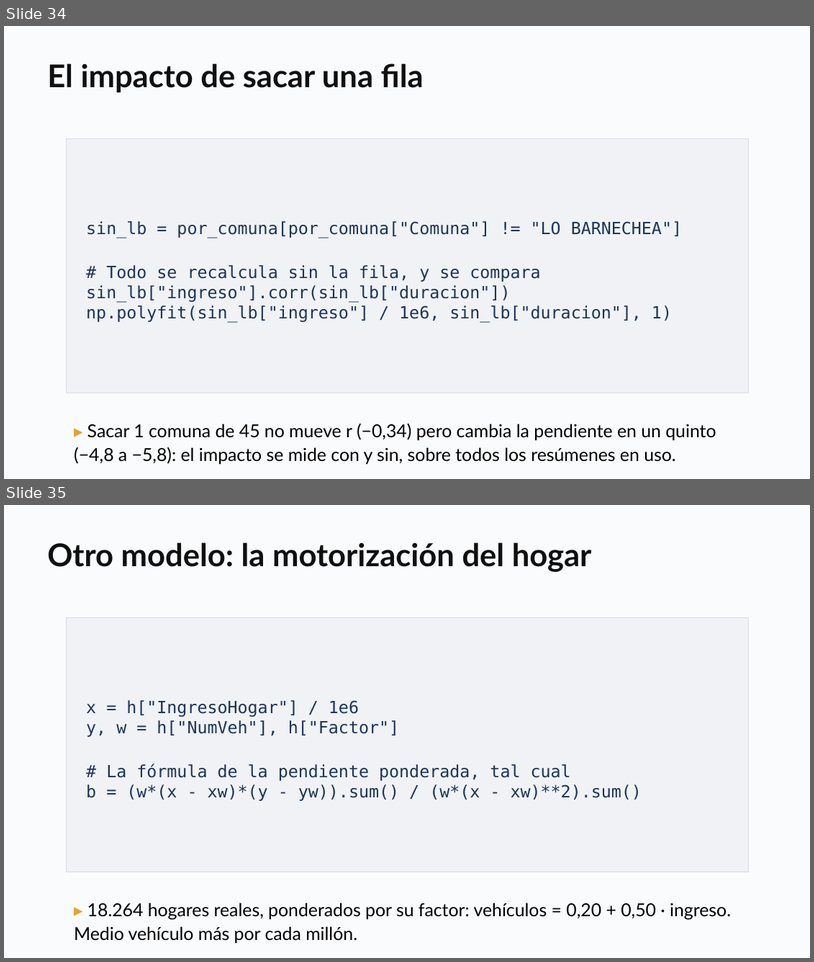
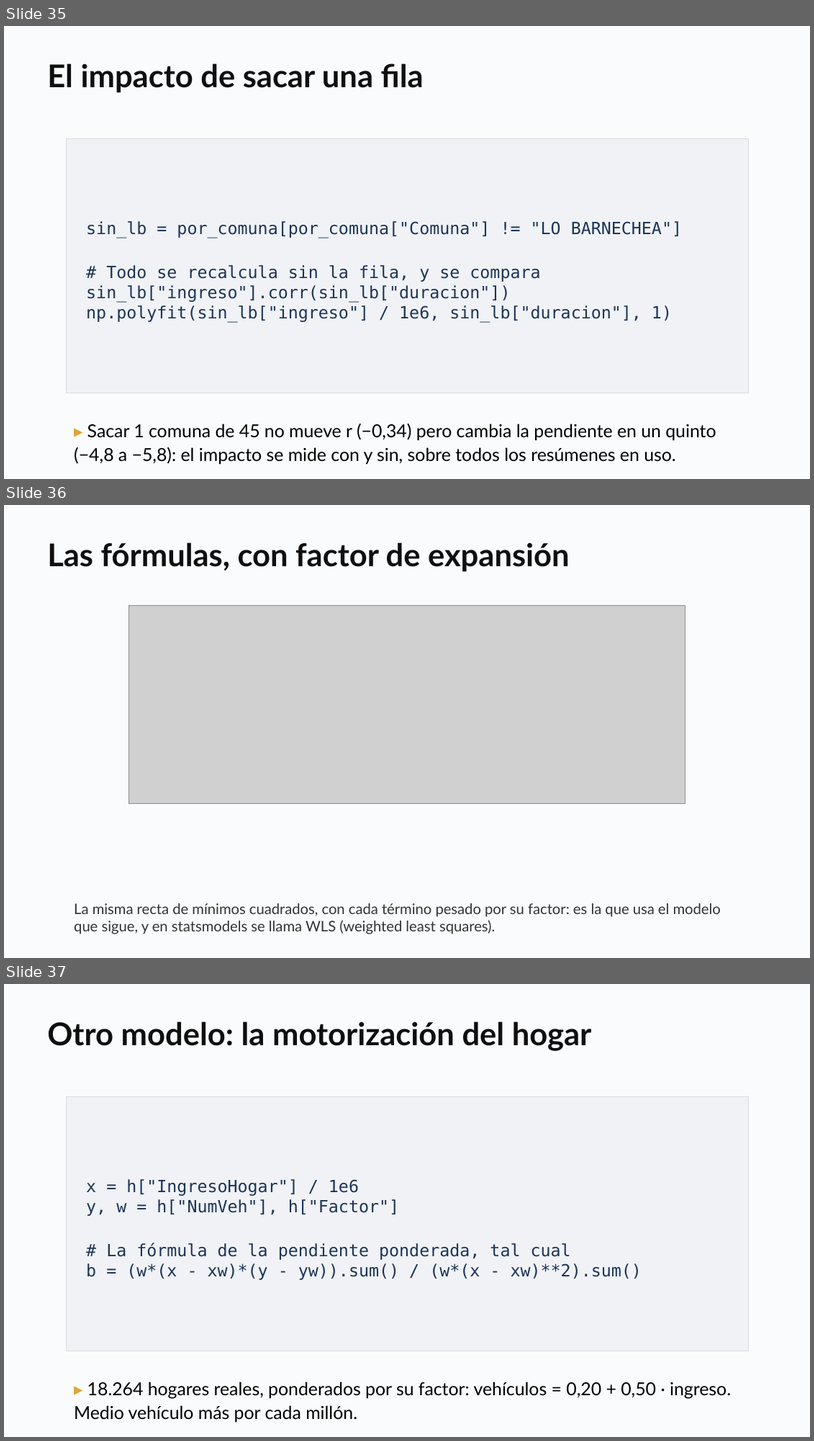
Before and after one commit to daniopitz/diplomado-cdd, a slide deck: presentaciones/clase03_eda_bivariado.pptx. Shown one above the other, each under a label of ours: slides 34 and 35 before the commit, slides 35, 36 and 37 after it. The pictures are 814x962 and 814x1441 pixels, drawn with LibreOffice and Linux fonts; fonts in the diff are those of the drawing; grey boxes stand for pictures. Boxes give left, top, right and bottom in pixels: in the first picture for what was removed or moved away, otherwise in the second. Text is boxed around its words. In the diff, an @@ line names an element or a change of style, - is before the commit and + after.

```diff
--- a/presentaciones/clase03_eda_bivariado.pptx
+++ b/presentaciones/clase03_eda_bivariado.pptx
@@ slide 36 added at (4,505,810,958), background #FFFFFF @@
@@ rectangle added at (4,505,810,958), fill #FAFBFC @@
@@ text added at (47,542,570,572), 28 pt, text #0F0F0F, bold @@
+Las fórmulas, con factor de expansión
@@ picture added at (129,606,685,805) @@
@@ text added at (74,903,721,934), 13 pt, text #333333 @@
+La misma recta de mínimos cuadrados, con cada término pesado por su factor: es la que usa el modelo que sigue, y en statsmodels se llama WLS (weighted least squares).
@@ what was slide 34 is now slide 35 @@
@@ what was slide 35 is now slide 37 @@
```
Also in this commit, not shown: 1 slide changed, 1 other slide added, 4 other files.
